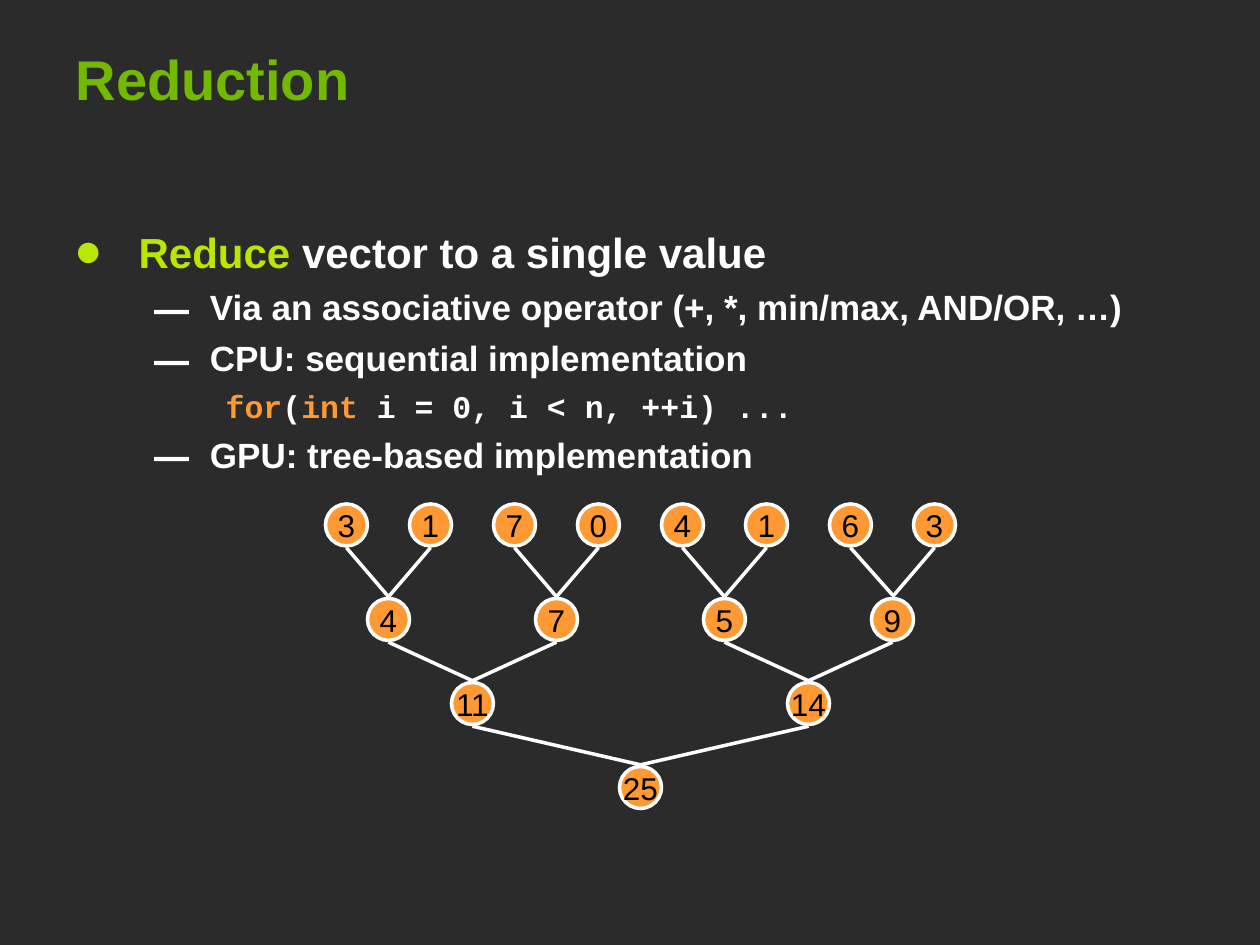
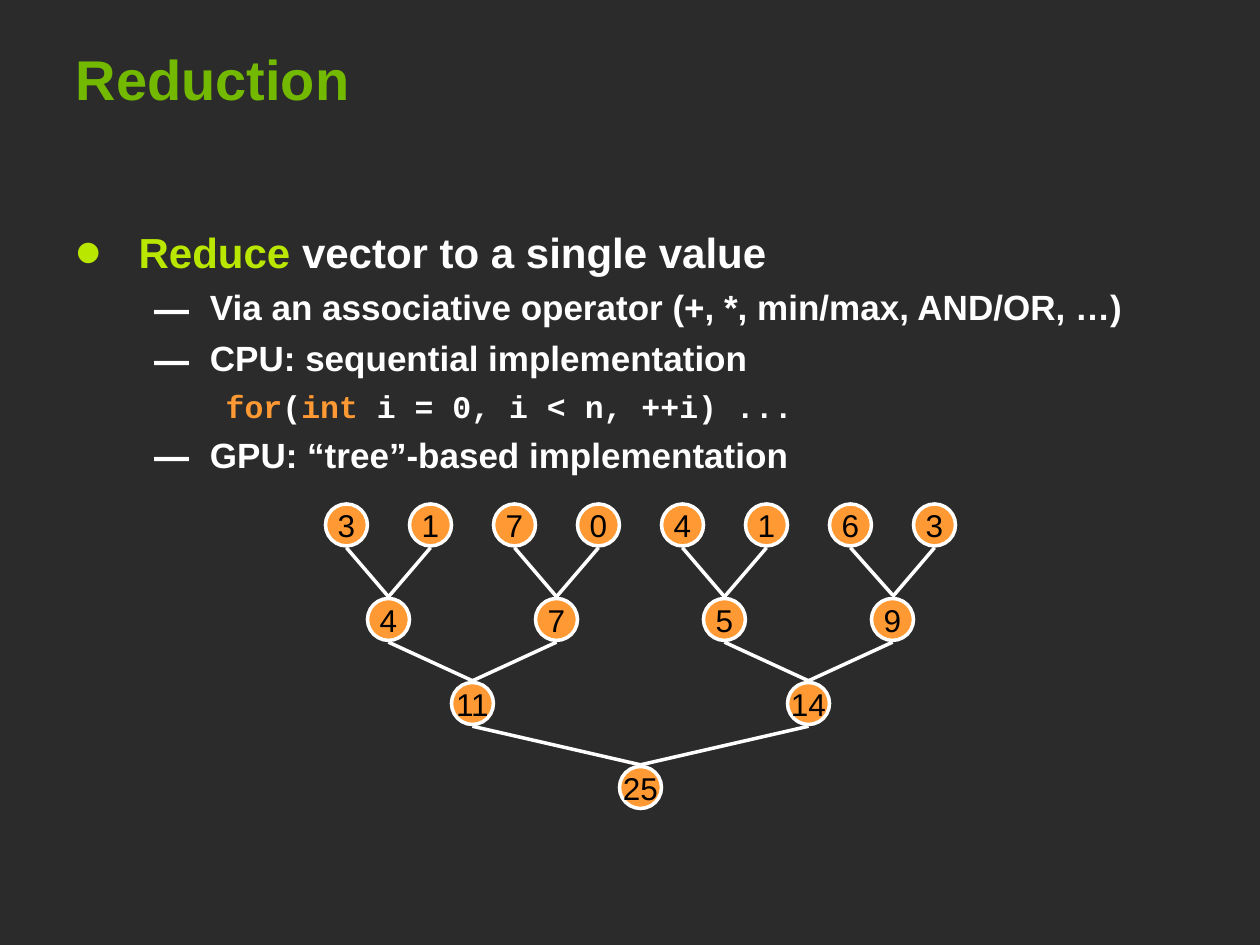
Before and after one commit to leofang/stanford-cs193g-sp2010, a slide deck: slide 13 of trunk/lectures/lecture_6/parallel_patterns_1.ppt (slide 7 before the commit). Drawn at 1260x945 pixels with LibreOffice and Linux fonts; fonts in the diff are those of the drawing; background and template pictures are left out; a plain dark background stands for a picture behind light text. Boxes give left, top, right and bottom in pixels: in the first picture for what was removed or moved away, otherwise in the second. Text is boxed around its words. In the diff, an @@ line names an element or a change of style, - is before the commit and + after.

```diff
--- a/trunk/lectures/lecture_6/parallel_patterns_1.ppt
+++ b/trunk/lectures/lecture_6/parallel_patterns_1.ppt
@@ text at <box>210,442,788,474</box>: text changed @@
-  – GPU: tree-based implementation
+  – GPU: “tree”-based implementation
```
Also in this commit, not shown: 12 other slides changed, 21 slides added, 3 slides removed, 1 other file.
